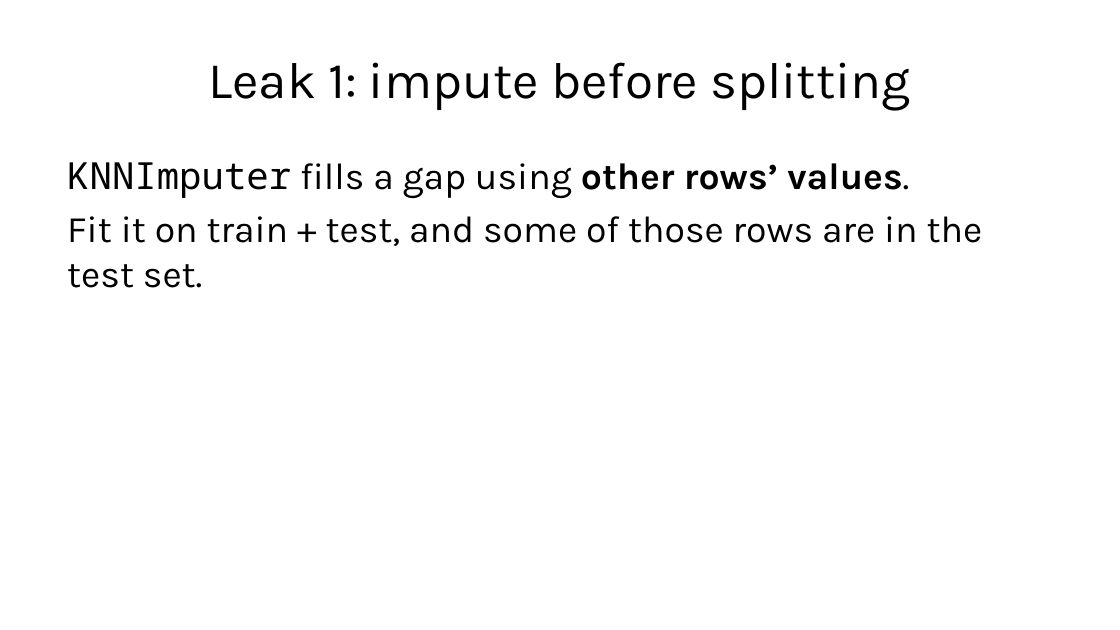
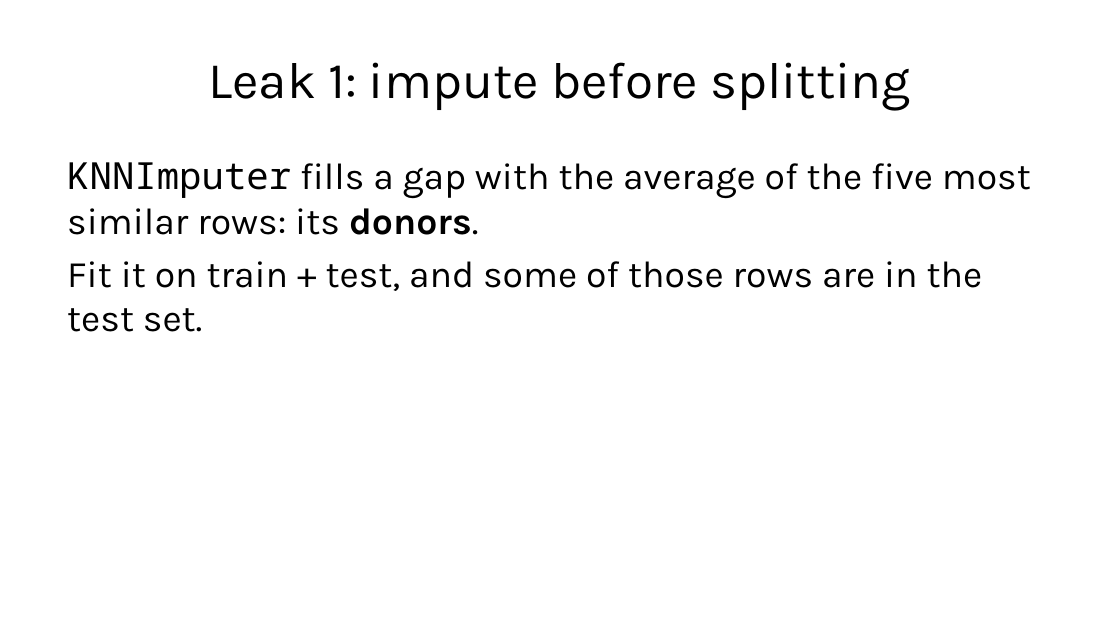
Before and after one commit to fabioantonini/technologies-for-artificial-intelligence, a slide deck: slide 44 of Lessons/02_data_exploration_and_preparation/Slides/data_exploration_and_preparation_slides.pptx. Drawn at 1120x630 pixels with LibreOffice and Linux fonts; fonts in the diff are those of the drawing; background and template pictures are left out. Boxes give left, top, right and bottom in pixels: in the first picture for what was removed or moved away, otherwise in the second. Text is boxed around its words. In the diff, an @@ line names an element or a change of style, - is before the commit and + after.

```diff
--- a/Lessons/02_data_exploration_and_preparation/Slides/data_exploration_and_preparation_slides.pptx
+++ b/Lessons/02_data_exploration_and_preparation/Slides/data_exploration_and_preparation_slides.pptx
@@ text at (67,162,1031,235): text changed @@
-KNNImputer fills a gap using other rows’ values.
+KNNImputer fills a gap with the average of the five most similar rows: its donors.
```
Also in this commit, not shown: 8 other slides changed, 6 other files.
